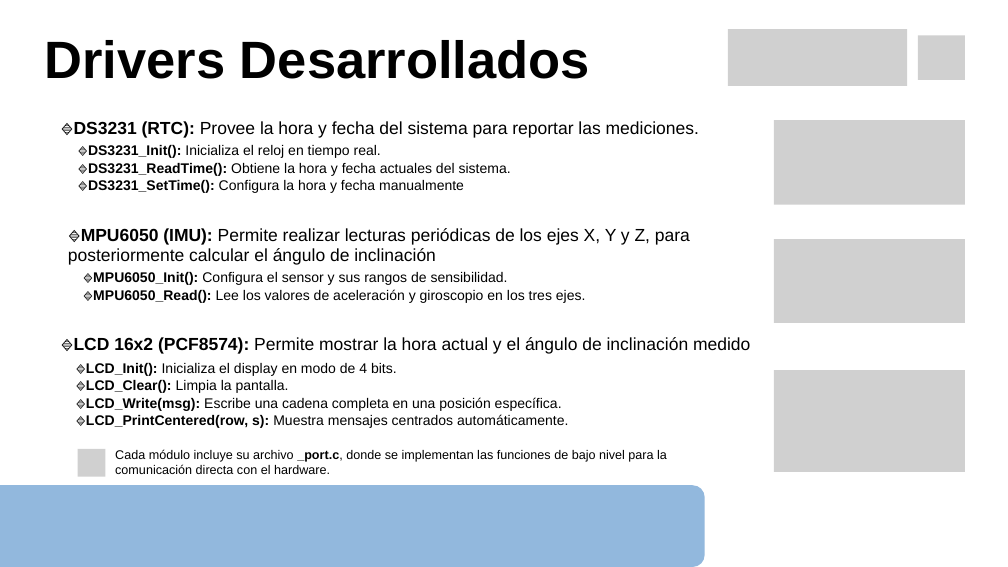
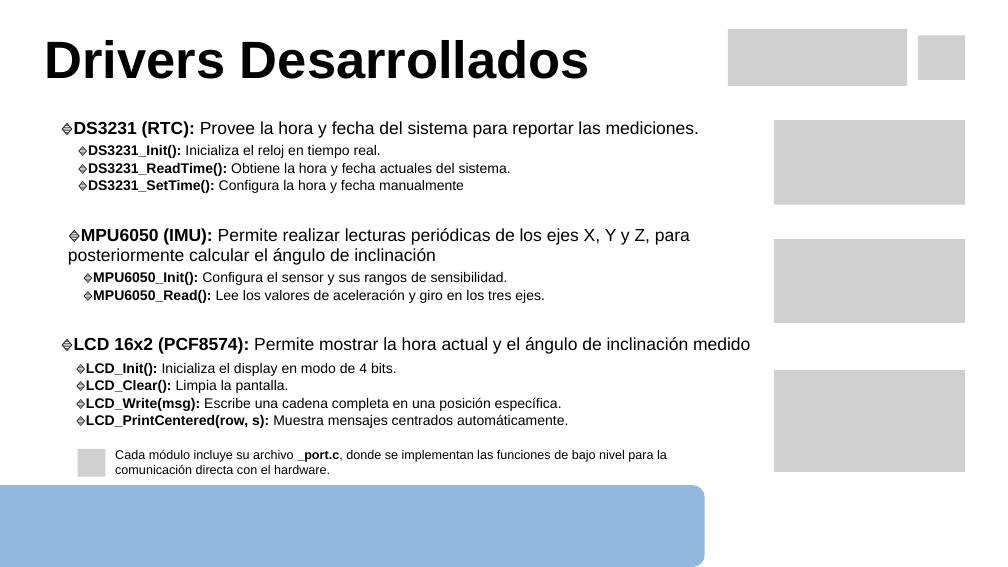
Before and after one commit to matuuted/Proyecto_Final, a slide deck: slide 10 of Documentos/Presentacion - Proyecto Final - PdM.pptx (slide 12 before the commit). Drawn at 1008x567 pixels with LibreOffice and Linux fonts; fonts in the diff are those of the drawing; grey boxes stand for pictures. Boxes give left, top, right and bottom in pixels: in the first picture for what was removed or moved away, otherwise in the second. Text is boxed around its words. In the diff, an @@ line names an element or a change of style, - is before the commit and + after.

```diff
--- a/Documentos/Presentacion - Proyecto Final - PdM.pptx
+++ b/Documentos/Presentacion - Proyecto Final - PdM.pptx
@@ text at (93, 289, 545, 303): text changed @@
-🔹MPU6050_Read(): Lee los valores de aceleración y giroscopio en los tres ejes.
+🔹MPU6050_Read(): Lee los valores de aceleración y giro en los tres ejes.
```
Also in this commit, not shown: 1 other slide changed, 2 slides removed, 1 other file.
